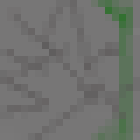
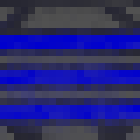
Before/after of a w=140, h=140 layered artwork. What changed in the layer stack:
hid "Tile3" over (0, 0, 140, 140)
showed "Tile", painted on it over (0, 0, 140, 140)
